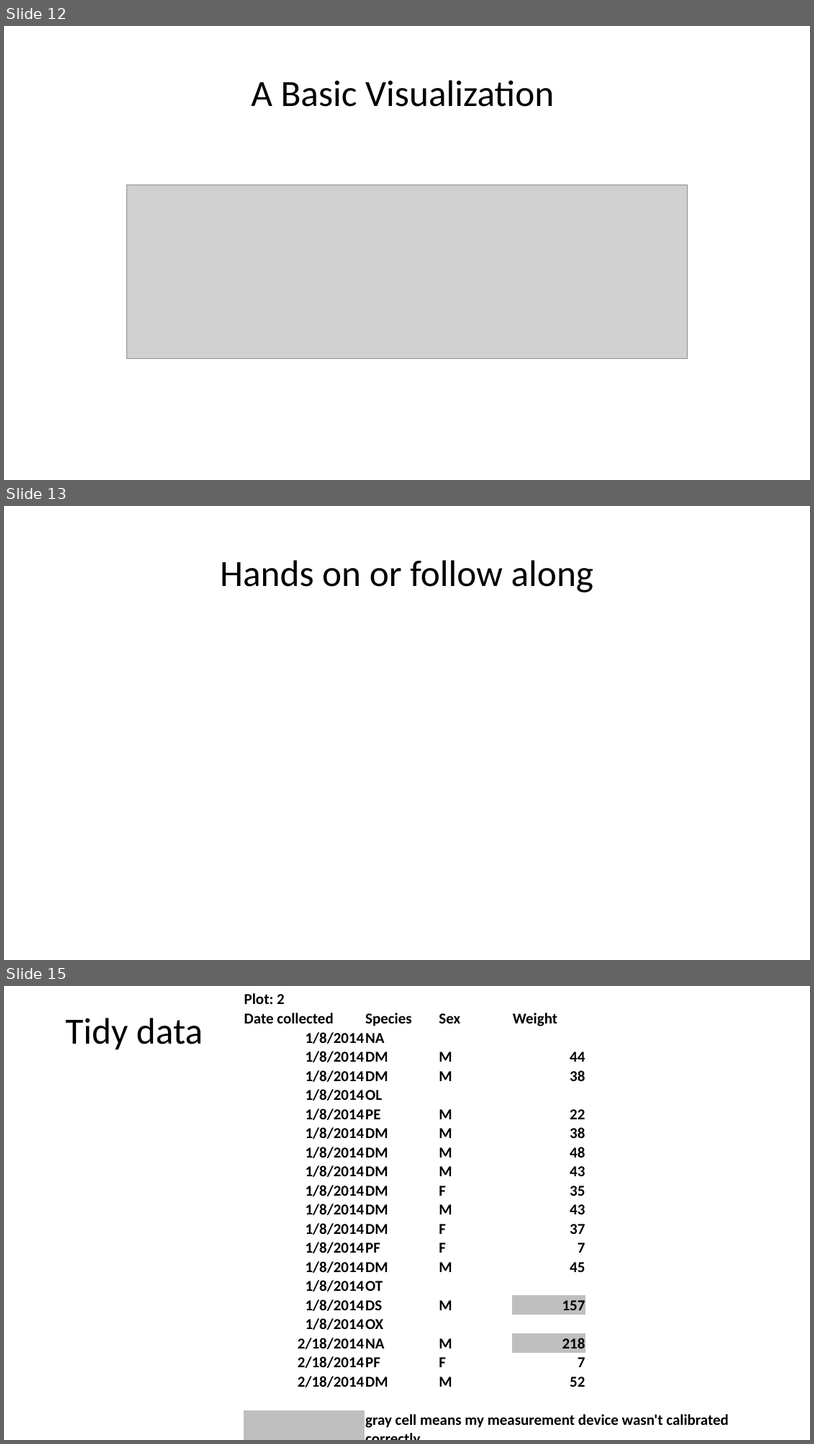
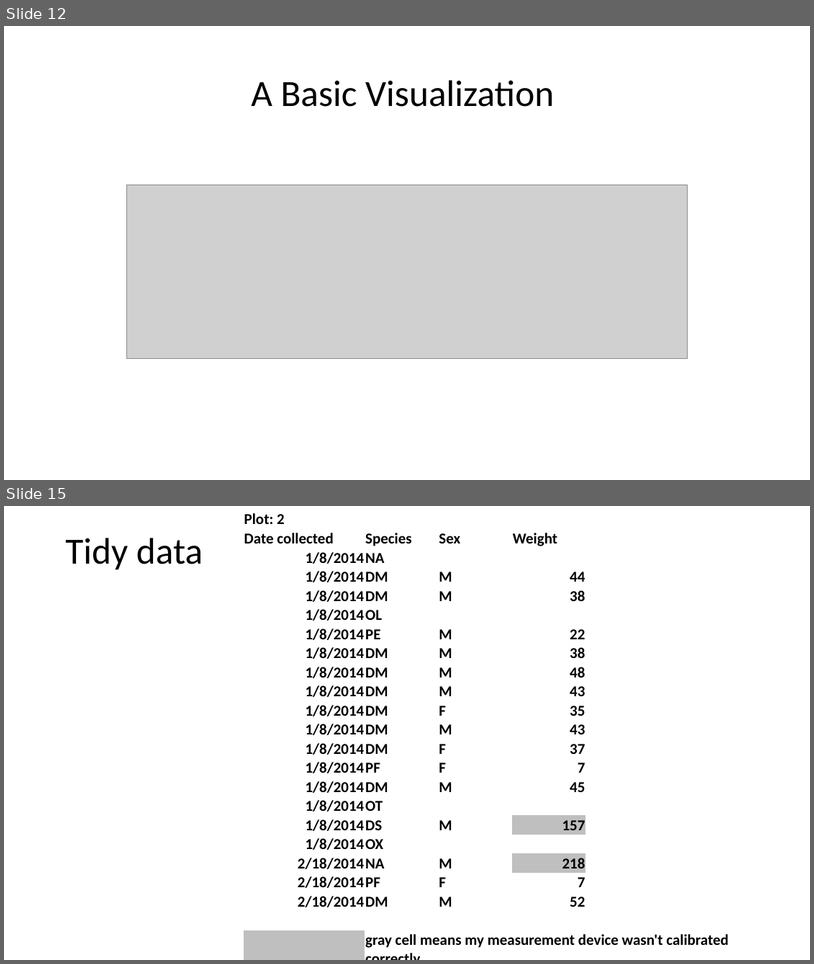
Before and after one commit to bdh5029/Rprojects, a slide deck: VisualizingR.pptx. Shown one above the other, each under a label of ours: slides 12, 13 and 15 before the commit, slides 12 and 15 after it; the slides between them are not shown. The pictures are 814x1444 and 814x964 pixels, drawn with LibreOffice and Linux fonts; fonts in the diff are those of the drawing; grey boxes stand for pictures. Boxes give left, top, right and bottom in pixels: in the first picture for what was removed or moved away, otherwise in the second. Text is boxed around its words. In the diff, an @@ line names an element or a change of style, - is before the commit and + after.

```diff
--- a/VisualizingR.pptx
+++ b/VisualizingR.pptx
@@ slide 13 removed at <box>4,506,810,960</box>, background #FFFFFF @@
@@ title removed at <box>220,560,594,592</box> @@
-Hands on or follow along
```
Also in this commit, not shown: 5 slides changed, 3 slides added, 4 other slides removed.
